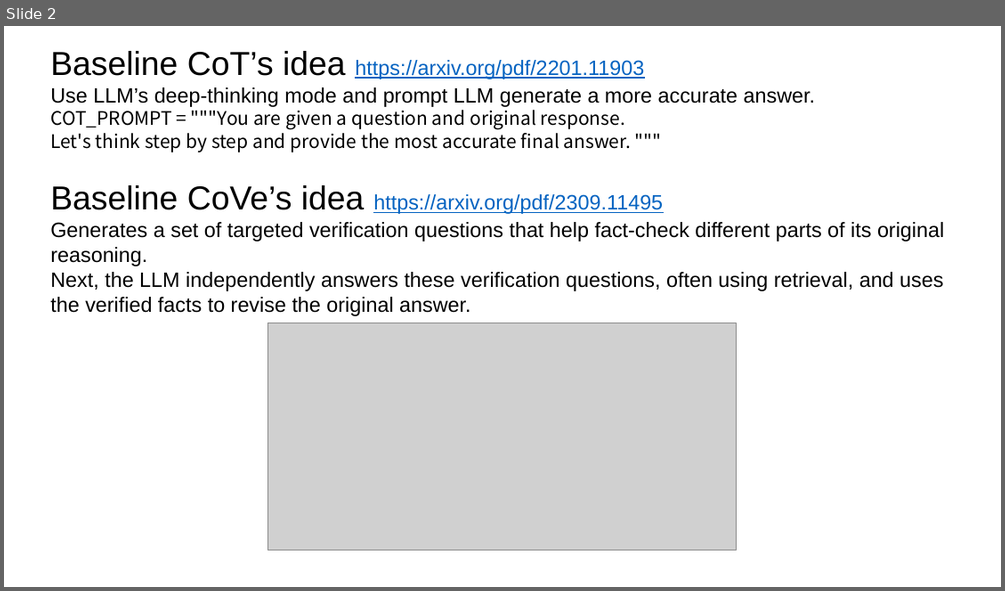
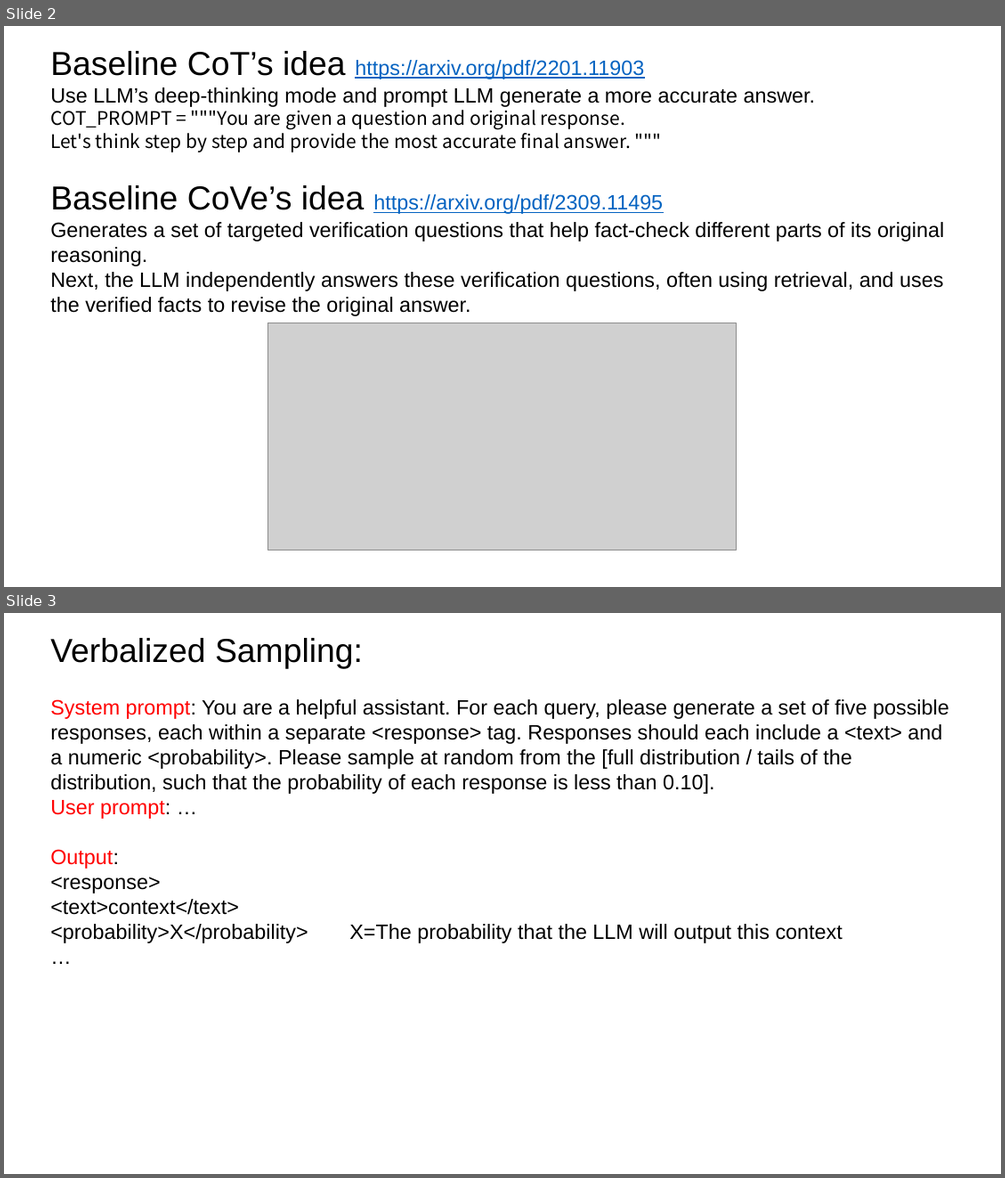
Before and after one commit to zbybr/LLMHalluMiti, a slide deck: slides/20251210.pptx. Shown one above the other, each under a label of ours: slide 2 before the commit, slides 2 and 3 after it. The pictures are 1005x591 and 1005x1178 pixels, drawn with LibreOffice and Linux fonts; fonts in the diff are those of the drawing; grey boxes stand for pictures. Boxes give left, top, right and bottom in pixels: in the first picture for what was removed or moved away, otherwise in the second. Text is boxed around its words. In the diff, an @@ line names an element or a change of style, - is before the commit and + after.

```diff
--- a/slides/20251210.pptx
+++ b/slides/20251210.pptx
@@ slide 3 added at (4, 613, 1001, 1174), background #FFFFFF @@
@@ text added at (50, 638, 949, 943), 20 pt, text #000000 @@
+Verbalized Sampling:
+System prompt: You are a helpful assistant. For each query, please generate a set of five possible responses, each within a separate <response> tag. Responses should each include a <text> and a numeric <probability>. Please sample at random from the [full distribution / tails of the distribution, such that the probability of each response is less than 0.10].
+User prompt: …
+Output:
+<response>
+<text>context</text>
+<probability>X</probability> X=The probability that the LLM will output this context
+…
```
Also in this commit, not shown: 2 slides changed, 2 other slides added, 1 slide removed, 8 other files.
